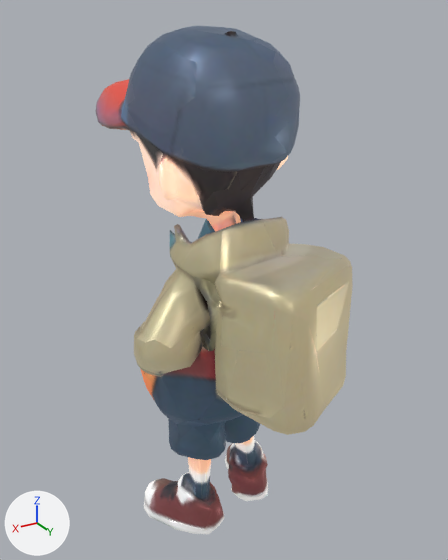
Two versions of the glTF model assets/models/character-hero-run.glb, one commit apart.
The view is the same before and after, from a camera (50 mm lens) standing at (0.927, 1.539, 1.681) and looking at (-0.013, -0.028, 0.897). Arrows for +X, +Y and +Z are at lower left; the lights stay in place. The picture after the commit comes second. Where no turn or scale is listed for an object, it has been applied to the vertices. Vertices at exactly the same position are counted once.

Names of what the first picture shows: 'char1'.
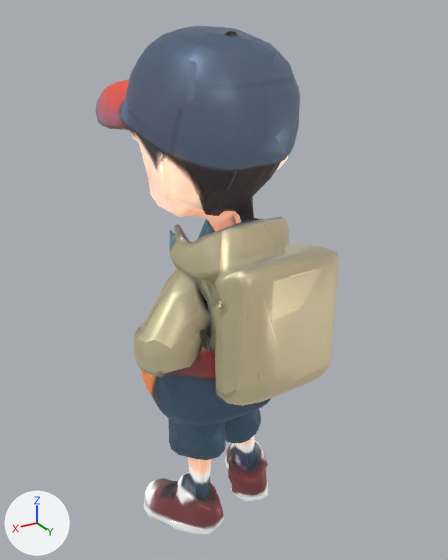
What differs and where, as boxes (x1, y1, x2, y2) in the pictures (448 x 560 px; the box of a moved part takes in the faces that stretch with it):
'char1', reshaped: before (96, 26, 353, 534); after (96, 26, 339, 534)
part 1 of me_char1, moved or reshaped: before (216, 244, 353, 435); after (216, 244, 339, 406)

The change, as a list of edits to the scene's bpy script:
```text
Change me_char1:
    used by ob_char1; location = (0.0, 0.0, 0.0)
    remove me_char1.from_pydata(...)  # 1563 vertices, 3130 faces; spans x -0.33..0.33, y -0.45..0.45, z 0.0..1.65
    add me_char1.from_pydata(...)  # 1563 vertices, 3130 faces; spans x -0.33..0.33, y -0.45..0.22, z 0.0..1.65
    me_char1 part 1: 85 of the vertices in x -0.28..0.14, y 0.21..0.45, z 0.57..1.04 are scaled about their middle by (1, 0.08, 1), then moved by (0.0, -0.12, 0.0)
```
